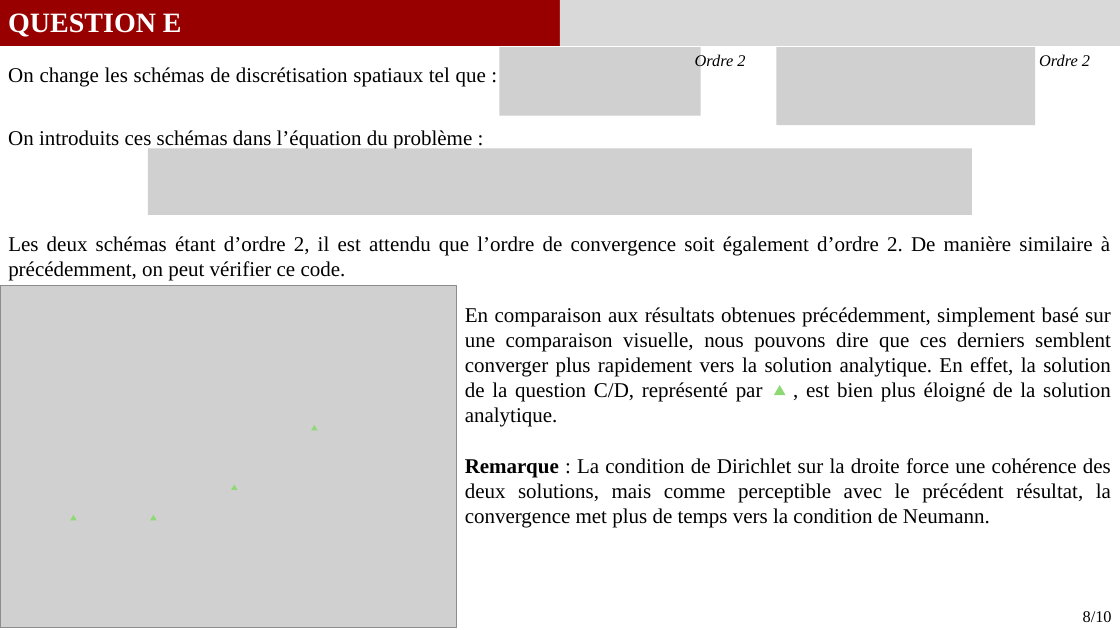
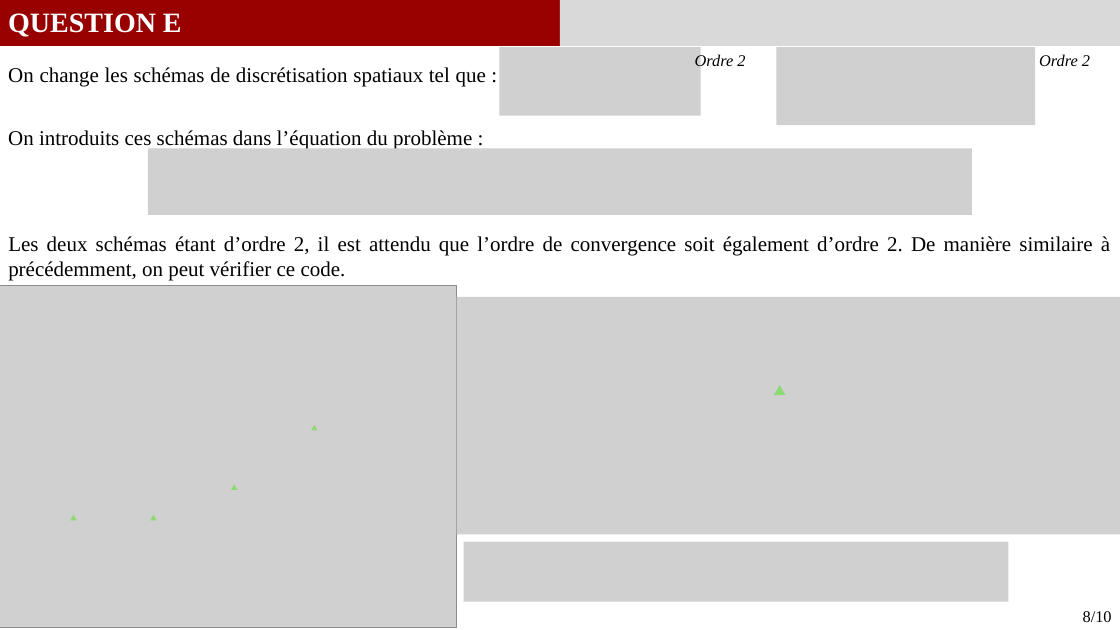
Before and after one commit to GauthierBRUNEL/MEC8211_devoir_2, a slide deck: slide 8 of doc/Rapport_Devoir1.pptx. Drawn at 1120x630 pixels with LibreOffice and Linux fonts; fonts in the diff are those of the drawing; grey boxes stand for pictures. Boxes give left, top, right and bottom in pixels: in the first picture for what was removed or moved away, otherwise in the second. Text is boxed around its words. In the diff, an @@ line names an element or a change of style, - is before the commit and + after.

```diff
--- a/doc/Rapport_Devoir1.pptx
+++ b/doc/Rapport_Devoir1.pptx
@@ picture added at bbox=[456, 297, 1120, 535] @@
@@ text removed at bbox=[465, 307, 1111, 528] @@
-En comparaison aux résultats obtenues précédemment, simplement basé sur une comparaison visuelle, nous pouvons dire que ces derniers semblent converger plus rapidement vers la solution analytique. En effet, la solution de la question C/D, représenté par , est bien plus éloigné de la solution analytique.
-Remarque : La condition de Dirichlet sur la droite force une cohérence des deux solutions, mais comme perceptible avec le précédent résultat, la convergence met plus de temps vers la condition de Neumann.
@@ picture added at bbox=[464, 542, 1008, 602] @@
```
Also in this commit, not shown: 1 other slide changed, 50 other files.
